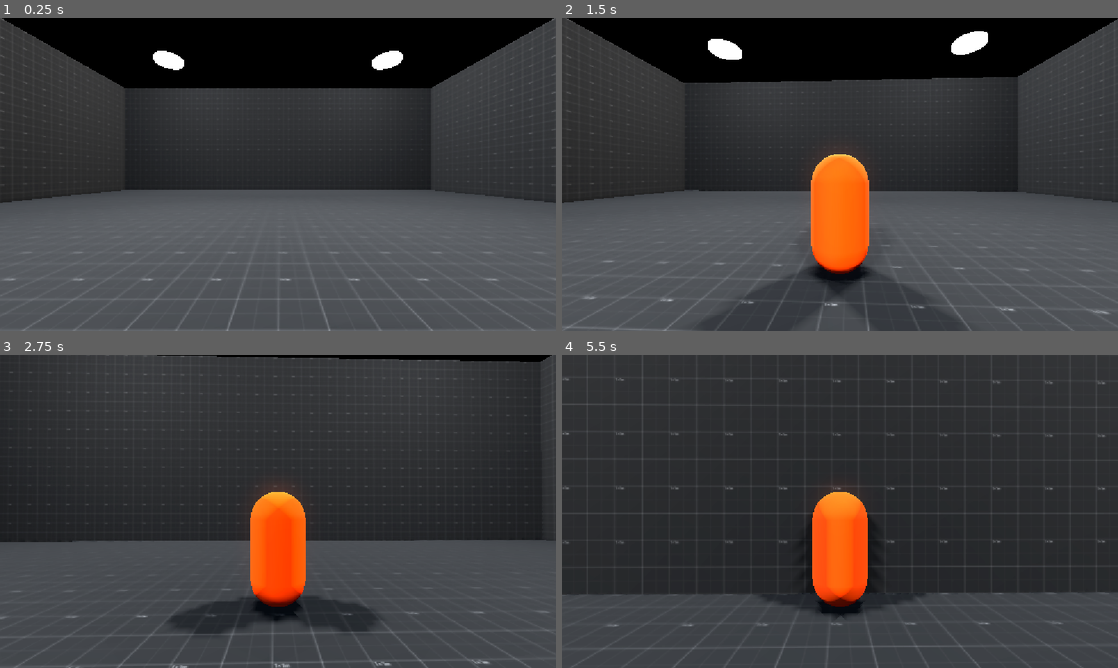
Above: before the commit, frames 1-4 (two rows, left to right).
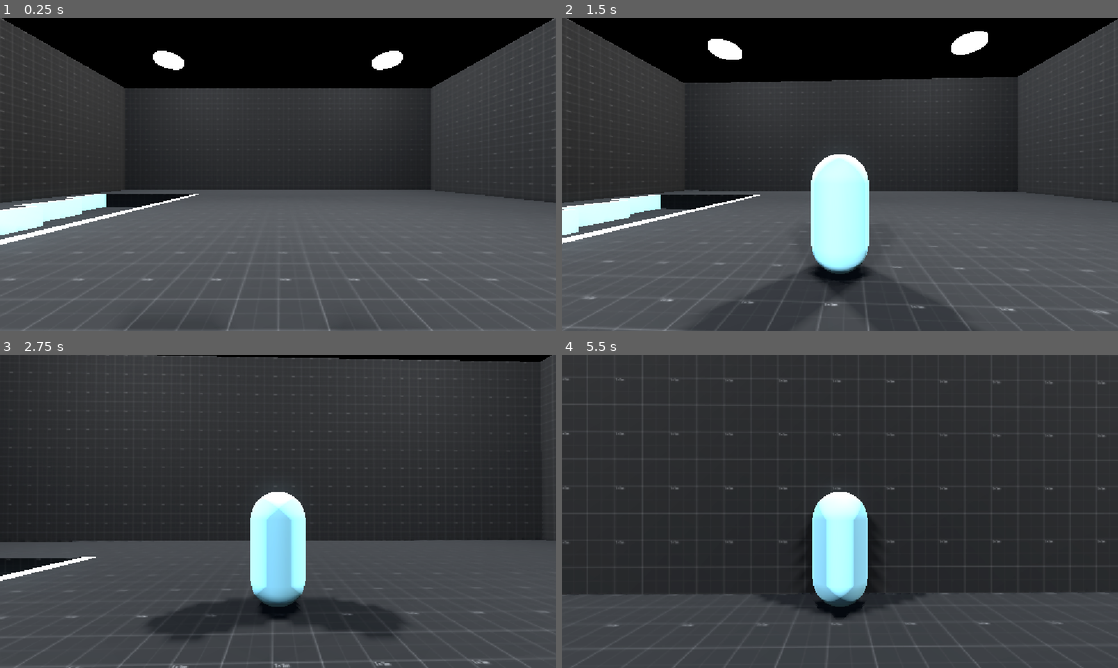
Above: after the commit, the same moments.

Repository: sylvainlap/slappy-sandbox
Game: Godot game, scene res://levels/sandbox.tscn
Two runs of this game, one before a commit and one after it. Both use one fixed random seed, a clock stepped at 60 frames per second and the inputs below.
Inputs (mouse positions are in pixels of both pictures, inside the frame that each line leads up to):
- Up to frame 1 (0.25 s): no input
- Up to frame 2 (1.5 s): tap Enter at 0.5 s; move the mouse to (867, 174) at 0.52 s; press the mouse at (867, 174) at 0.53 s; hold W (move_forward) from 0.53 s (still down); tap Space (jump) at 0.77 s; move the mouse to (812, 174) at 1.27 s; release the mouse at (812, 174) at 1.28 s; tap V (toggle_view) at 1.35 s
- Up to frame 3 (2.75 s): keep holding W (move_forward); tap Space (jump) at 1.52 s; move the mouse to (289, 505) at 2.02 s; hold Mouse wheel up (zoom_in) from 2.03 s (still down)
- Up to frame 4 (5.5 s): keep holding W (move_forward); move the mouse to (834, 517) at 2.77 s; release Mouse wheel up (zoom_in) at 2.78 s; tap Mouse wheel down (zoom_out) at 2.85 s; tap Space (jump) at 3.02, 3.77, 4.52 s; move the mouse to (878, 514) at 3.52 s; press the mouse at (878, 514) at 3.53 s; move the mouse to (795, 508) at 4.27 s; release the mouse at (795, 508) at 4.28 s; tap V (toggle_view) at 4.35 s; move the mouse to (845, 511) at 5.02 s; hold Mouse wheel up (zoom_in) from 5.03 s (still down)

The runs differ from the first frame. In frame 1, 2.1% of the frame differs, in the area x 0-36%, y 56-73%; in frame 2, 5.6%, in the area x 0-56%, y 43-82%; in frame 3, 4.3%; in frame 4, 3.3%.

Commit message:
feat(sandbox): add long jump

Diff:
--- a/characters/player/player.tscn
+++ b/characters/player/player.tscn
@@ -4,7 +4,7 @@
 [ext_resource type="Script" uid="uid://ddqassqs17qll" path="res://characters/player/smooth_camera.gd" id="2_xxgcw"]
 
 [sub_resource type="StandardMaterial3D" id="StandardMaterial3D_b886q"]
-albedo_color = Color(1, 0.2784314, 0, 1)
+albedo_color = Color(0.5019608, 0.7411765, 0.81960785, 1)
 
 [sub_resource type="CapsuleMesh" id="CapsuleMesh_jfg3o"]
 radius = 0.45
--- a/levels/sandbox.tscn
+++ b/levels/sandbox.tscn
@@ -22,6 +22,9 @@
 uv1_triplanar = true
 uv1_world_triplanar = true
 
+[sub_resource type="StandardMaterial3D" id="StandardMaterial3D_jfg3o"]
+albedo_color = Color(0.5019608, 0.7411765, 0.81960785, 0.1764706)
+
 [sub_resource type="StandardMaterial3D" id="StandardMaterial3D_xgomg"]
 emission_enabled = true
 emission = Color(1, 1, 1, 1)
@@ -31,6 +34,19 @@
 bottom_radius = 1.0
 height = 0.5
 
+[sub_resource type="PhysicsMaterial" id="PhysicsMaterial_85hcc"]
+bounce = 0.5
+
+[sub_resource type="StandardMaterial3D" id="StandardMaterial3D_85hcc"]
+albedo_color = Color(0.7411765, 0.14117648, 0.14117648, 1)
+
+[sub_resource type="SphereMesh" id="SphereMesh_jfg3o"]
+material = SubResource("StandardMaterial3D_85hcc")
+radial_segments = 32
+rings = 16
+
+[sub_resource type="SphereShape3D" id="SphereShape3D_85hcc"]
+
 [node name="Sandbox" type="Node3D" unique_id=2077484860]
 
 [node name="WorldEnvironment" type="WorldEnvironment" parent="." unique_id=1774288518]
@@ -43,6 +59,83 @@
 flip_faces = true
 size = Vector3(30, 10, 40)
 
+[node name="OneMeterJump" type="CSGBox3D" parent="Floor" unique_id=1611771750]
+transform = Transform3D(1, 0, 0, 0, 1, 0, 0, 0, 1, -7, -5.5, 3.5)
+flip_faces = true
+size = Vector3(2, 1, 3)
+
+[node name="TwoMeterJump" type="CSGBox3D" parent="Floor" unique_id=1190526486]
+transform = Transform3D(1, 0, 0, 0, 1, 0, 0, 0, 1, -7.5, -5.5, 0.5)
+flip_faces = true
+size = Vector3(3, 1, 3)
+
+[node name="ThreeMeterJump" type="CSGBox3D" parent="Floor" unique_id=701638956]
+transform = Transform3D(1, 0, 0, 0, 1, 0, 0, 0, 1, -8, -5.5, -2.5)
+flip_faces = true
+size = Vector3(4, 1, 3)
+
+[node name="FourMeterJump" type="CSGBox3D" parent="Floor" unique_id=1052946941]
+transform = Transform3D(1, 0, 0, 0, 1, 0, 0, 0, 1, -8.5, -5.5, -5.5)
+flip_faces = true
+size = Vector3(5, 1, 3)
+
+[node name="FiveMeterJump" type="CSGBox3D" parent="Floor" unique_id=564041552]
+transform = Transform3D(1, 0, 0, 0, 1, 0, 0, 0, 1, -9, -5.5, -8.5)
+flip_faces = true
+size = Vector3(6, 1, 3)
+
+[node name="SixMeterJump" type="CSGBox3D" parent="Floor" unique_id=1136462280]
+transform = Transform3D(1, 0, 0, 0, 1, 0, 0, 0, 1, -9.5, -5.5, -11.5)
+flip_faces = true
+size = Vector3(7, 1, 3)
+
+[node name="SevenMeterJump" type="CSGBox3D" parent="Floor" unique_id=1226777343]
+transform = Transform3D(1, 0, 0, 0, 1, 0, 0, 0, 1, -10, -5.5, -14.499999)
+flip_faces = true
+size = Vector3(8, 1, 3)
+
+[node name="LongJump" type="Node3D" parent="." unique_id=570780255]
+
+[node name="FrontBar" type="CSGBox3D" parent="LongJump" unique_id=1136338469]
+transform = Transform3D(1, 0, 0, 0, 1, 0, 0, 0, 1, -6.25, -0.5, -5.5)
+material_override = SubResource("StandardMaterial3D_jfg3o")
+size = Vector3(0.5, 1, 21)
+
+[node name="FrontBar2" type="CSGBox3D" parent="LongJump" unique_id=1362562159]
+transform = Transform3D(1, 0, 0, 0, 1, 0, 0, 0, 1, -7.75, -0.5, 3.5)
+material_override = SubResource("StandardMaterial3D_jfg3o")
+size = Vector3(0.5, 1, 3)
+
+[node name="FrontBar3" type="CSGBox3D" parent="LongJump" unique_id=1178556251]
+transform = Transform3D(1, 0, 0, 0, 1, 0, 0, 0, 1, -8.75, -0.5, 0.5)
+material_override = SubResource("StandardMaterial3D_jfg3o")
+size = Vector3(0.5, 1, 3)
+
+[node name="FrontBar4" type="CSGBox3D" parent="LongJump" unique_id=1848247814]
+transform = Transform3D(1, 0, 0, 0, 1, 0, 0, 0, 1, -9.75, -0.5, -2.5)
+material_override = SubResource("StandardMaterial3D_jfg3o")
+size = Vector3(0.5, 1, 3)
+
+[node name="FrontBar5" type="CSGBox3D" parent="LongJump" unique_id=209367016]
+transform = Transform3D(1, 0, 0, 0, 1, 0, 0, 0, 1, -10.75, -0.5, -5.5)
+material_override = SubResource("StandardMaterial3D_jfg3o")
+size = Vector3(0.5, 1, 3)
+
+[node name="FrontBar6" type="CSGBox3D" parent="LongJump" unique_id=770986230]
+transform = Transform3D(1, 0, 0, 0, 1, 0, 0, 0, 1, -11.75, -0.5, -8.5)
+material_override = SubResource("StandardMaterial3D_jfg3o")
+size = Vector3(0.5, 1, 3)
+
+[node name="FrontBar7" type="CSGBox3D" parent="LongJump" unique_id=309475921]
+transform = Transform3D(1, 0, 0, 0, 1, 0, 0, 0, 1, -12.75, -0.5, -11.5)
+material_override = SubResource("StandardMaterial3D_jfg3o")
+size = Vector3(0.5, 1, 3)
+
+[node name="FrontBar8" type="CSGBox3D" parent="LongJump" unique_id=793250360]
+transform = Transform3D(1, 0, 0, 0, 1, 0, 0, 0, 1, -13.75, -0.5, -14.5)
+material_override = SubResource("StandardMaterial3D_jfg3o")
+size = Vector3(0.5, 1, 3)
+
 [node name="Lights" type="Node3D" parent="." unique_id=2109750935]
 
 [node name="OmniLight3D" type="OmniLight3D" parent="Lights" unique_id=2126610095]
@@ -101,6 +194,20 @@
 cast_shadow = 0
 mesh = SubResource("CylinderMesh_jfg3o")
 
+[node name="Balls" type="Node3D" parent="." unique_id=1307577468]
+
+[node name="RigidBody3D" type="RigidBody3D" parent="Balls" unique_id=1564674652]
+transform = Transform3D(1, 0, 0, 0, 1, 0, 0, 0, 1, 6, 1.4999995, 0)
+physics_material_override = SubResource("PhysicsMaterial_85hcc")
+can_sleep = false
+continuous_cd = true
+
+[node name="MeshInstance3D" type="MeshInstance3D" parent="Balls/RigidBody3D" unique_id=1769047079]
+mesh = SubResource("SphereMesh_jfg3o")
+
+[node name="CollisionShape3D" type="CollisionShape3D" parent="Balls/RigidBody3D" unique_id=182927184]
+shape = SubResource("SphereShape3D_85hcc")
+
 [node name="Player" parent="." unique_id=2089337983 instance=ExtResource("2_whpuv")]
 
 [node name="UserInterface" parent="." unique_id=1641118479 instance=ExtResource("3_85hcc")]
--- a/uis/user_interface.tscn
+++ b/uis/user_interface.tscn
@@ -23,7 +23,7 @@
 anchor_bottom = 1.0
 grow_horizontal = 2
 grow_vertical = 2
-color = Color(1, 0.2784314, 0, 0.1764706)
+color = Color(0.5019608, 0.7411765, 0.81960785, 0.1764706)
 
 [node name="PauseContainer" type="CenterContainer" parent="PauseScreen" unique_id=2102179814]
 layout_mode = 1
